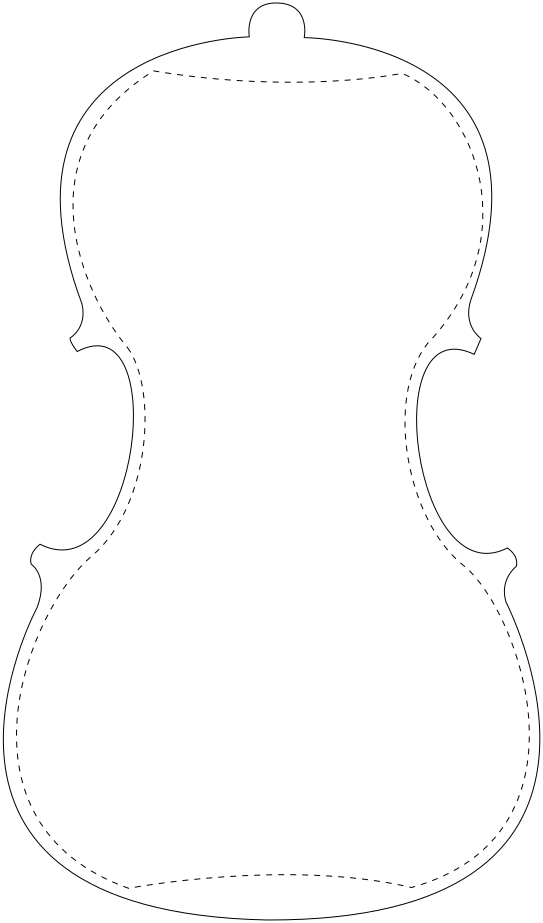
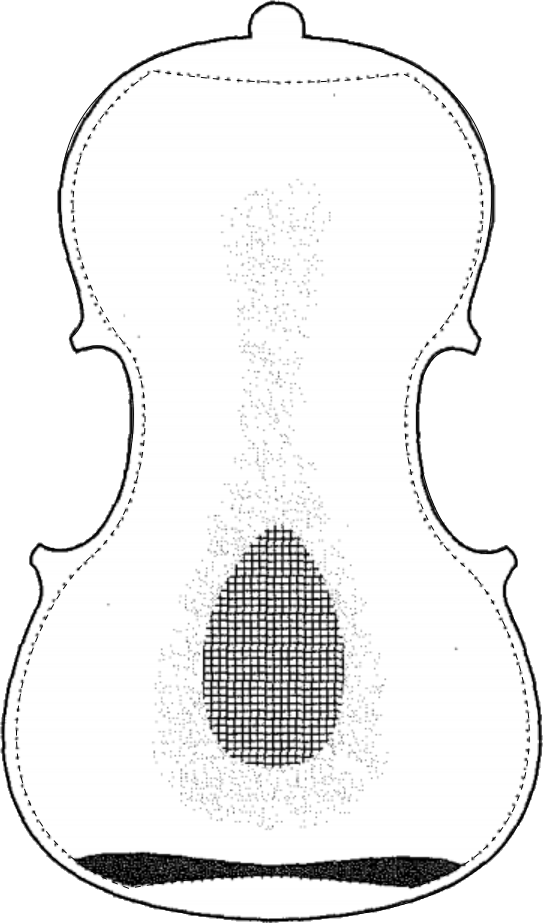
Layered file, before and after one edit (543 × 923). Changes by layer:
showed "back #2.png" over left=0, top=0, right=543, bottom=923
